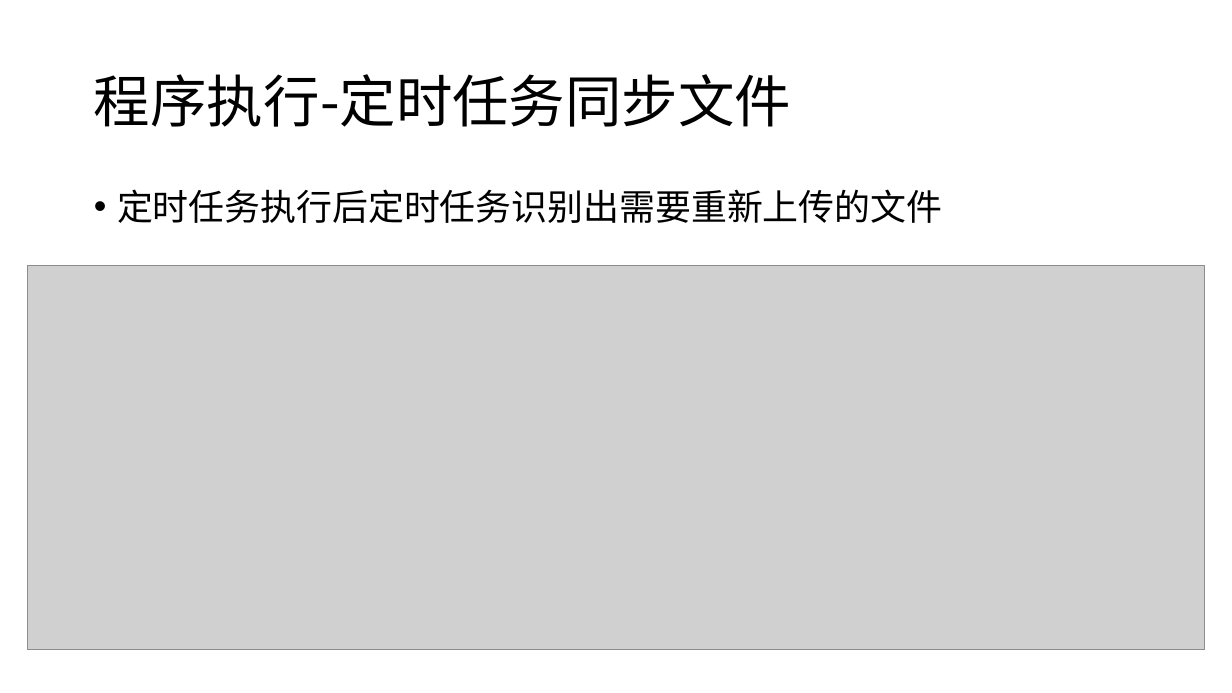
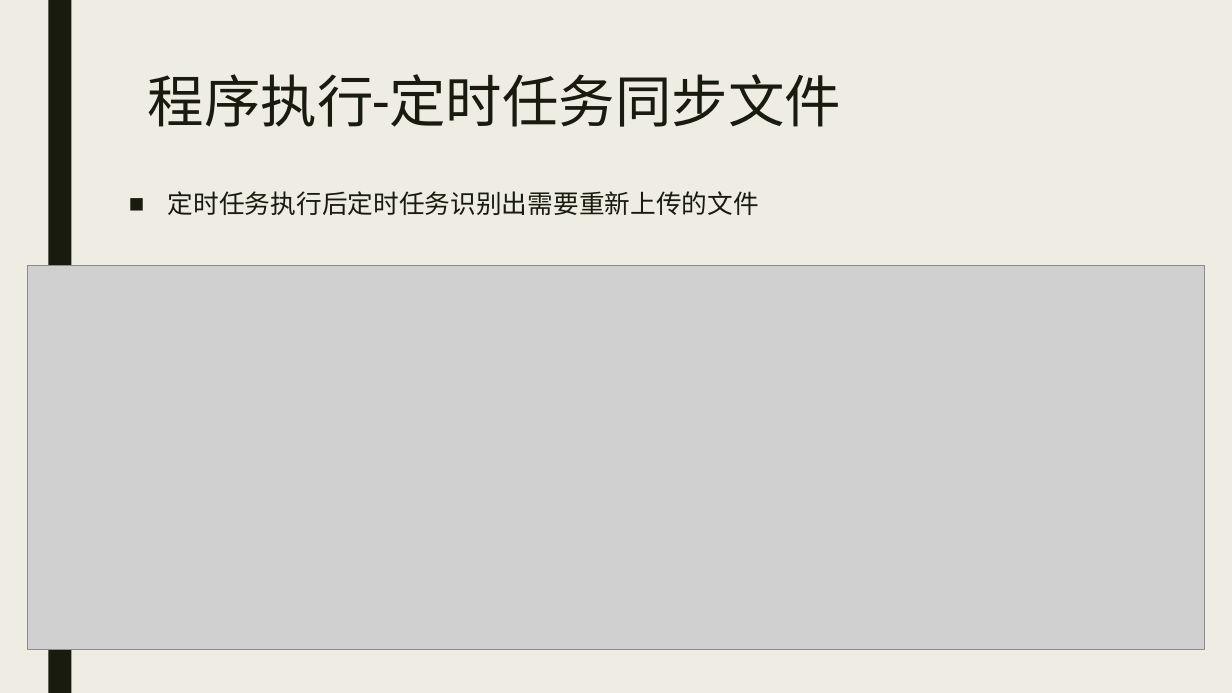
Before and after one commit to Caesarhhh/2021-Big-data-development, a slide deck: slide 13 of 大数据怎么存？/Big-data-homework1展示ppt.pptx. Drawn at 1232x693 pixels with LibreOffice and Linux fonts; fonts in the diff are those of the drawing; grey boxes stand for pictures. Boxes give left, top, right and bottom in pixels: in the first picture for what was removed or moved away, otherwise in the second. Text is boxed around its words. In the diff, an @@ line names an element or a change of style, - is before the commit and + after.

```diff
--- a/大数据怎么存？/Big-data-homework1展示ppt.pptx
+++ b/大数据怎么存？/Big-data-homework1展示ppt.pptx
@@ background #FFFFFF to #EFEDE3 @@
@@ rectangle added at (x1=48, y1=0, x2=71, y2=693), fill #191B0E @@
@@ title "程序执行-定时任务同步文件" moved from (x1=94, y1=74, x2=791, y2=127) to (x1=148, y1=74, x2=841, y2=127) @@
@@ title "程序执行-定时任务同步文件" at (x1=148, y1=74, x2=841, y2=127): font Noto Sans CJK SC to Roboto, text colour #000000 to #191B0E; line spacing 0.9 to 0.89; vertical alignment middle to top @@
@@ text "定时任务执行后定时任务识别出需要重新上传的文件" moved from (x1=117, y1=189, x2=942, y2=223) to (x1=168, y1=191, x2=759, y2=215) @@
@@ text "定时任务执行后定时任务识别出需要重新上传的文件" at (x1=168, y1=191, x2=759, y2=215): size 28 to 20 pt, font Noto Sans CJK SC to Roboto, text colour #000000 to #191B0E; bullet • to ■; line spacing 0.9 to 0.94; more space between paragraphs @@
```
Also in this commit, not shown: 22 other slides changed.
